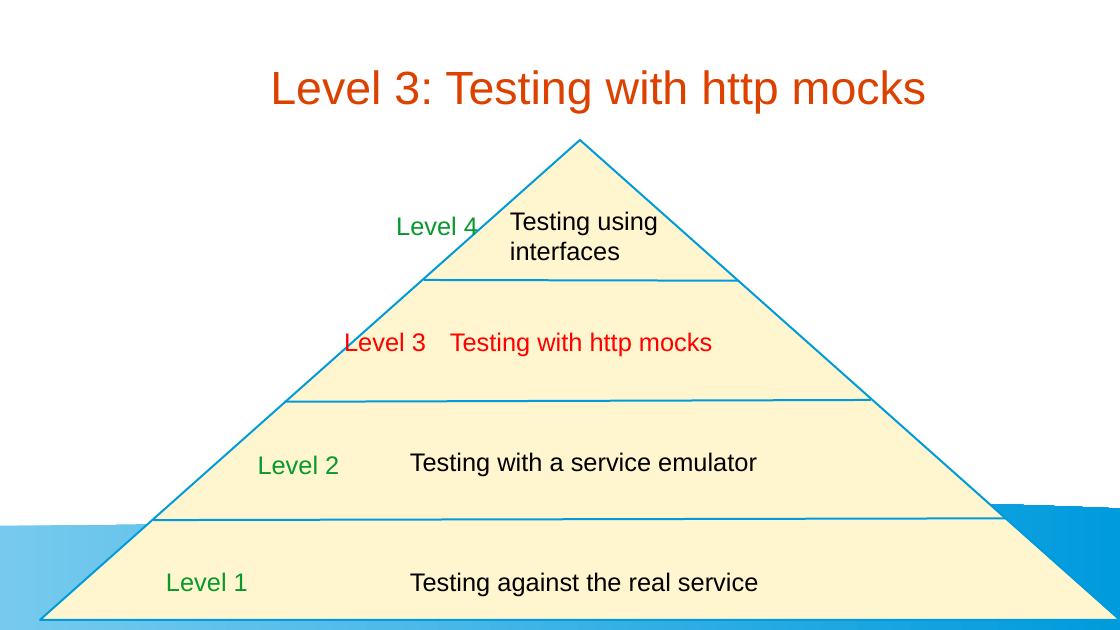
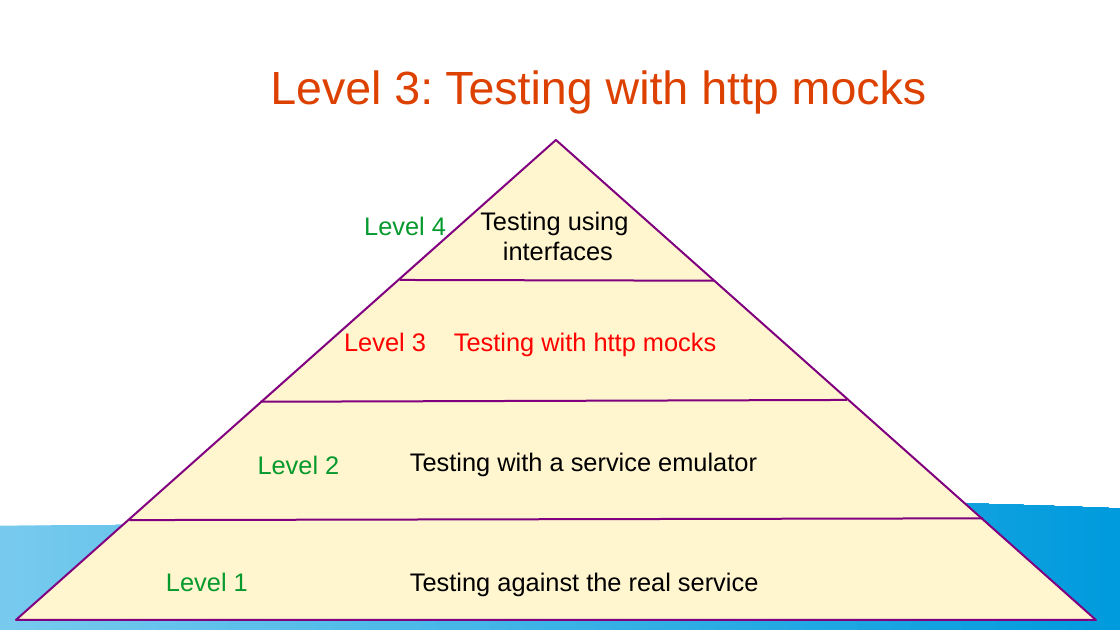
Before and after one commit to golangbot/gophercon-uk-2025-talk, a slide deck: slide 27 of Presentation.odp. Drawn at 1120x630 pixels with LibreOffice and Linux fonts; fonts in the diff are those of the drawing. Boxes give left, top, right and bottom in pixels: in the first picture for what was removed or moved away, otherwise in the second. Text is boxed around its words. In the diff, an @@ line names an element or a change of style, - is before the commit and + after.

```diff
--- a/Presentation.odp
+++ b/Presentation.odp
@@ triangle at (x1=16, y1=140, x2=1097, y2=620): outline #009BDD 1.42 pt to #800080 1.42 pt @@
@@ text "Level 4" moved from (x1=396, y1=216, x2=478, y2=241) to (x1=364, y1=216, x2=446, y2=241) @@
@@ text "Testing using interfaces" moved from (x1=510, y1=209, x2=658, y2=261) to (x1=480, y1=211, x2=629, y2=261) @@
@@ text "Testing using interfaces" at (x1=480, y1=211, x2=629, y2=261): alignment left to centre @@
@@ 3 lines, 1 triangle moved together from (x1=40, y1=140, x2=1120, y2=620) to (x1=16, y1=140, x2=1097, y2=620) @@
@@ line (400, 281) - (714, 281): stroke #009BDD 1.42 pt to #800080 1.42 pt @@
@@ text "Testing with http mocks" moved from (x1=450, y1=332, x2=712, y2=357) to (x1=454, y1=332, x2=716, y2=357) @@
@@ line (260, 401) - (848, 400): stroke #009BDD 1.42 pt to #800080 1.42 pt @@
@@ line (129, 520) - (984, 518): stroke #009BDD 1.42 pt to #800080 1.42 pt @@
```
Also in this commit, not shown: 19 other slides changed, 3 other files.
